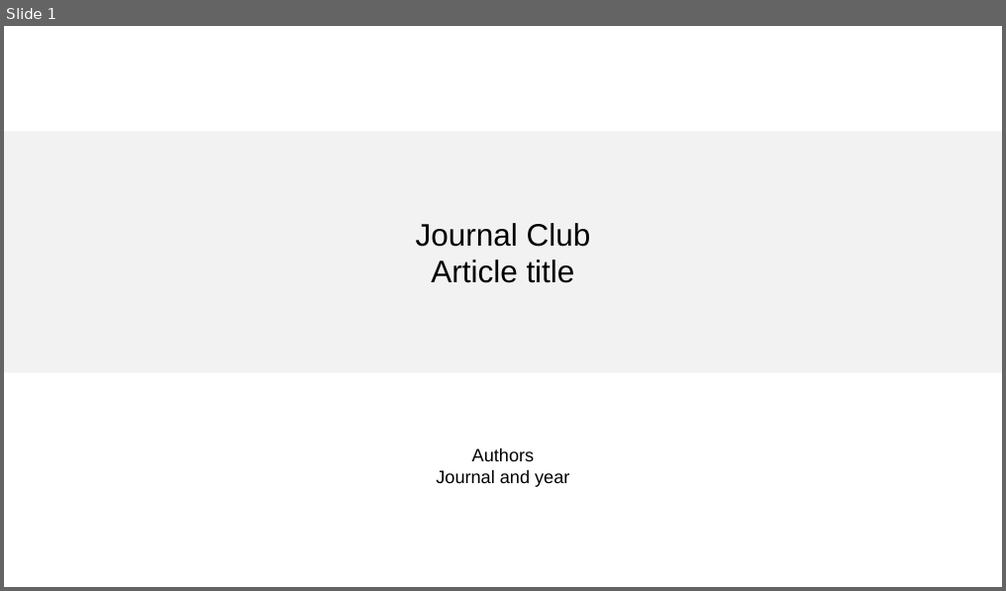
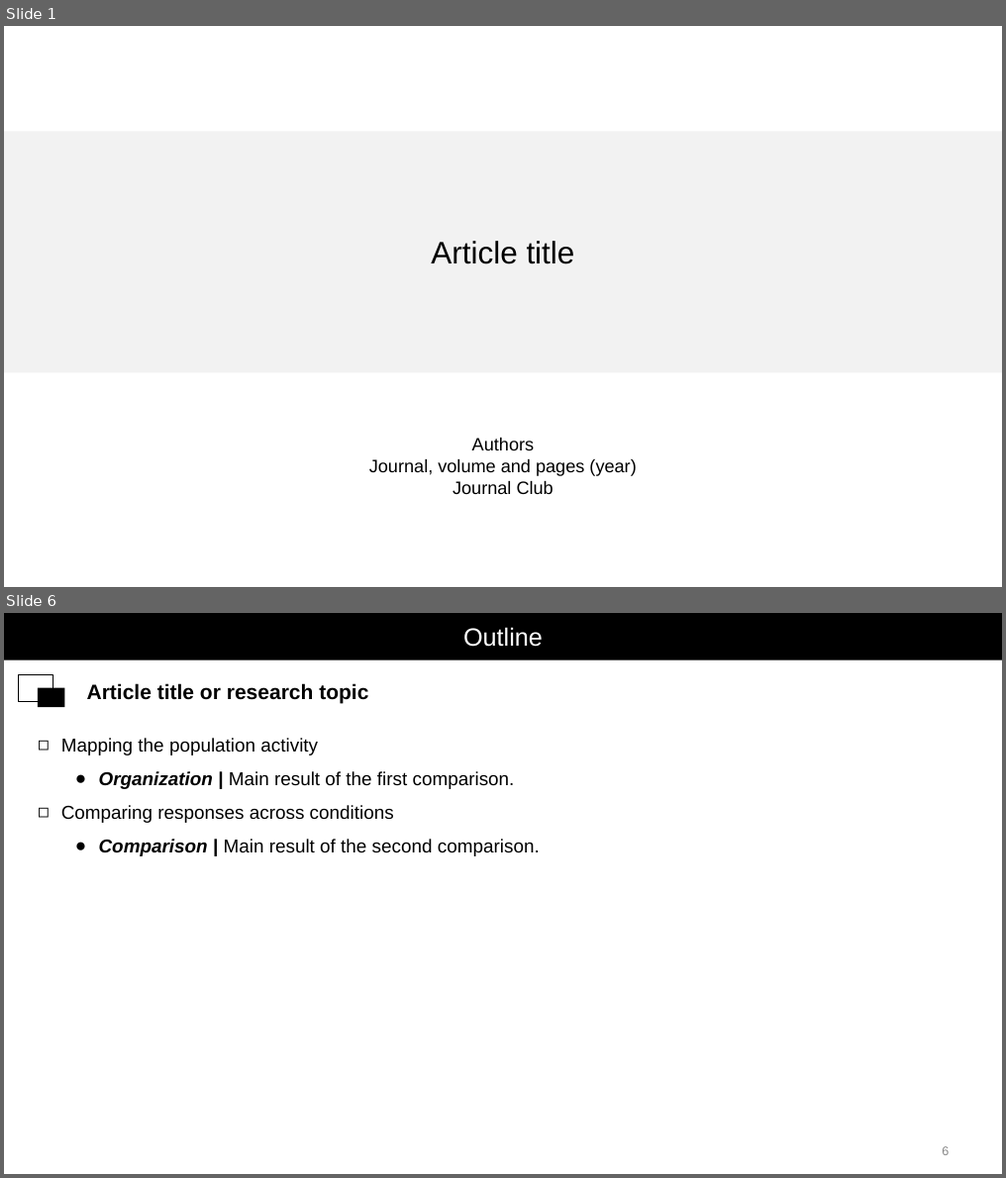
Before and after one commit to zhang-mengjia/journal-club-ppt, a slide deck: assets/jc-reference.pptx. Shown one above the other, each under a label of ours: slide 1 before the commit, slides 1 and 6 after it; the slides between them are not shown. The pictures are 1006x591 and 1006x1178 pixels, drawn with LibreOffice and Linux fonts; fonts in the diff are those of the drawing. Boxes give left, top, right and bottom in pixels: in the first picture for what was removed or moved away, otherwise in the second. Text is boxed around its words. In the diff, an @@ line names an element or a change of style, - is before the commit and + after.

Commit message:
Match Bowler journal club structure and validate author lineage and headings

```diff
--- a/assets/jc-reference.pptx
+++ b/assets/jc-reference.pptx
@@ slide 6 added at (4, 613, 1002, 1174), background #FFFFFF @@
@@ rectangle added at (4, 613, 1002, 661), fill #000000, 24 pt, text #FFFFFF @@
+Outline
@@ rectangle added at (18, 674, 54, 701), fill #FFFFFF, outline #000000 0.75 pt @@
@@ rectangle added at (38, 688, 64, 707), fill #000000 @@
@@ text added at (87, 683, 368, 703), 20 pt, text #000000, bold @@
+Article title or research topic
@@ text added at (61, 738, 540, 857), 18 pt, text #000000 @@
+◻ Mapping the population activity
+  ● Organization | Main result of the first comparison.
+◻ Comparing responses across conditions
+  ● Comparison | Main result of the second comparison.
@@ text added at (942, 1147, 948, 1156), 12 pt, text #888888 @@
+6
@@ slide 1 changed as well @@
@@ text in rectangle at (416, 223, 591, 247): paragraph removed @@
-Journal Club
@@ text at (369, 460, 636, 494): text changed @@
-Journal and year
+Journal, volume and pages (year)
+Journal Club
```
Also in this commit, not shown: 1 other slide changed, 11 other slides added, 2 slides removed, 9 other files.
